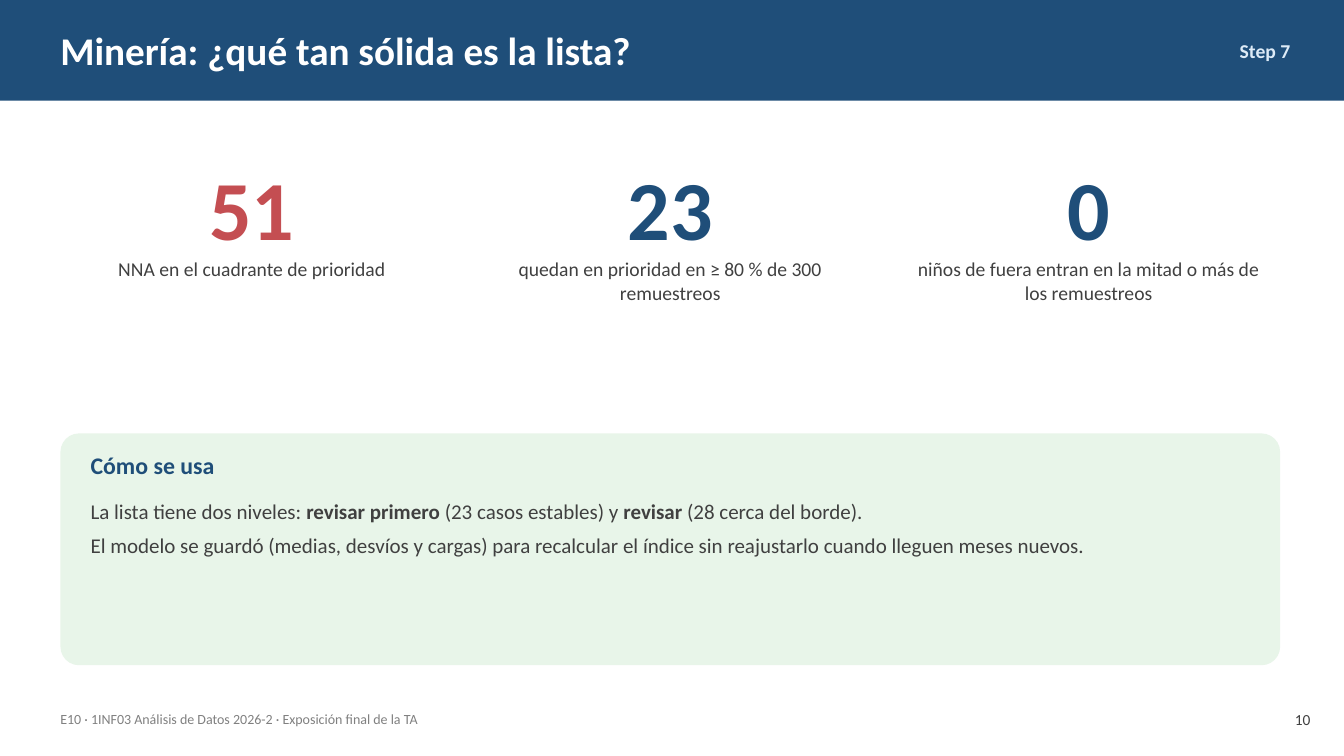
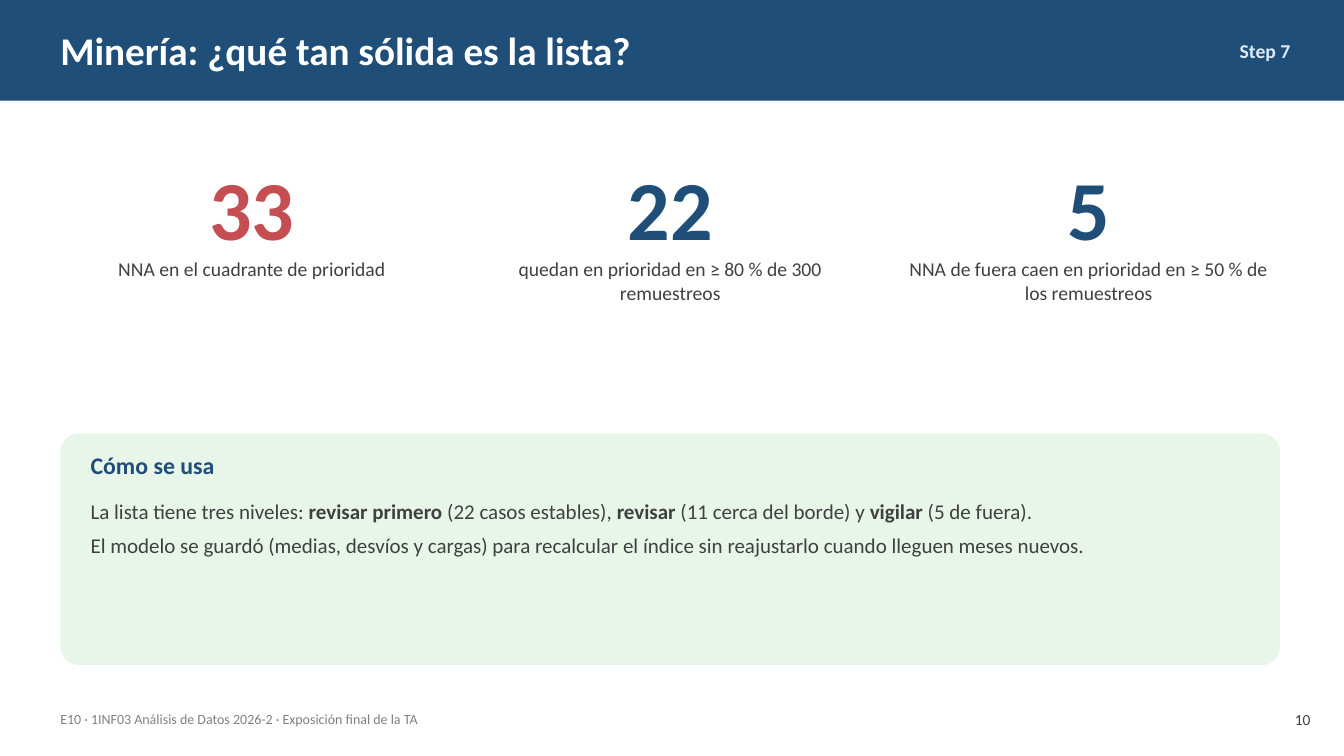
Before and after one commit to AlejandroHancco/TA_Analisis_Datos, a slide deck: slide 10 of entregables/Presentacion_Final_TA_E10.pptx. Drawn at 1344x756 pixels with LibreOffice and Linux fonts; fonts in the diff are those of the drawing. Boxes give left, top, right and bottom in pixels: in the first picture for what was removed or moved away, otherwise in the second. Text is boxed around its words. In the diff, an @@ line names an element or a change of style, - is before the commit and + after.

Commit message:
Análisis principal con NNA de 6 a 19 años
Los servicios que registra la ficha (salud mental, psicoterapia, talleres) no aplican
a los menores de 6, que aparecían como 'sin atención'. El PCA con 6-19 años mantiene
las dos dimensiones, más fuertes (44,3 %) y estables (Tucker 0,93/0,88); la lista de
prioridad queda en 33 NNA (22 estables, 5 para vigilar). Steps 4-9, presentación,
ficha técnica y README actualizados.

```diff
--- a/entregables/Presentacion_Final_TA_E10.pptx
+++ b/entregables/Presentacion_Final_TA_E10.pptx
@@ text at (209,185,294,241): text changed @@
-51
+33
@@ text at (628,185,713,240): text changed @@
-23
+22
@@ text at (1067,185,1110,241): text changed @@
-0
+5
@@ text at (909,262,1267,300): text changed @@
-niños de fuera entran en la mitad o más de los remuestreos
+NNA de fuera caen en prioridad en ≥ 50 % de los remuestreos
@@ text at (91,504,1032,523): text changed @@
-La lista tiene dos niveles: revisar primero (23 casos estables) y revisar (28 cerca del borde).
+La lista tiene tres niveles: revisar primero (22 casos estables), revisar (11 cerca del borde) y vigilar (5 de fuera).
```
Also in this commit, not shown: 11 other slides changed, 33 other files.
